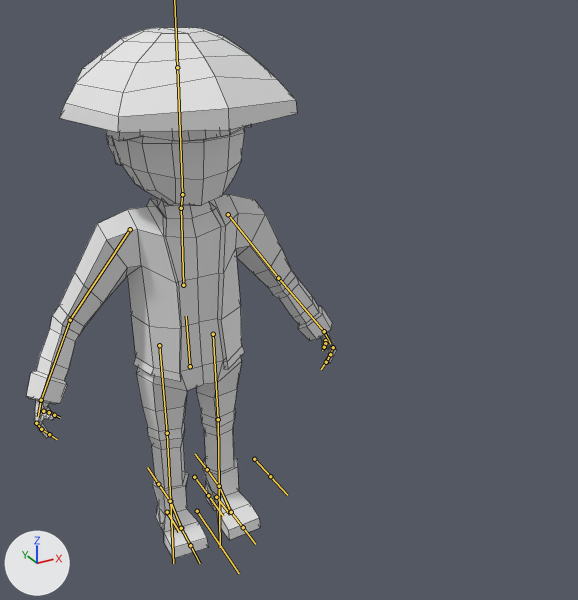
An edit to the FBX model Map/Assets/Models/Yamato_civil/yamato_civil.fbx, drawn before and after from the same camera.
Camera for both pictures: a 50 mm camera at (-7.63, -19.89, 16.93) aimed at (2.57, -1.36, 7.66). Lighting does not change. The marker at lower left points along +X, +Y and +Z. The bones that bend it are drawn over the model as lines. Mesh edges are drawn as thin lines.

Objects in the first picture: 'Yamato'.
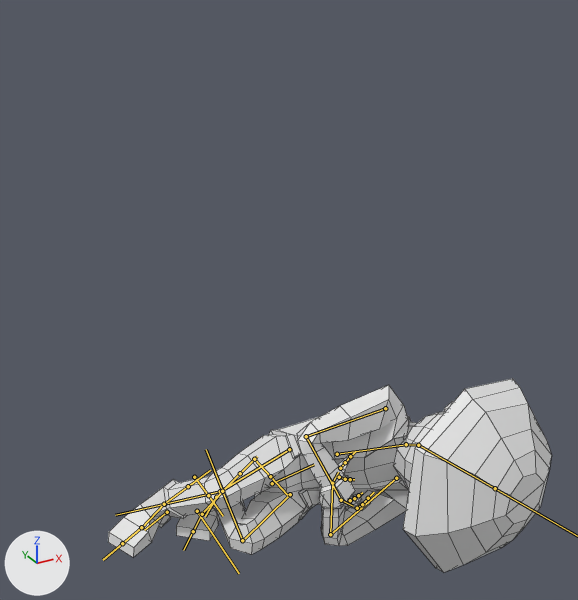
The newer file adds an action. The first version stands in its rest pose; the second is drawn at frame 17 of the action 'Armature|Dead'.

Changed parts and their boxes (x1, y1, x2, y2) in the pictures (578 x 600 px):
```json
{"object": "Yamato", "change": "posed", "before": [26, 27, 337, 559], "after": [108, 379, 552, 572], "on screen": "43% wider, 64% shorter"}
{"bone": "abdomen", "before": "(190, 366) to (186, 316)", "after": "(272, 483) to (314, 464)"}
{"bone": "pecho", "before": "(183, 285) to (181, 207)", "after": "(337, 454) to (406, 444)"}
{"bone": "cabeza", "before": "(182, 194) to (177, 67)", "after": "(418, 445) to (495, 488)"}
{"bone": "brazo_L", "before": "(228, 214) to (278, 278)", "after": "(396, 478) to (330, 534)"}
{"bone": "antebrazo_L", "before": "(278, 278) to (324, 331)", "after": "(330, 534) to (332, 483)"}
{"bone": "mano_L", "before": "(324, 331) to (330, 343)", "after": "(332, 483) to (338, 472)"}
{"bone": "brazo_R", "before": "(130, 229) to (70, 320)", "after": "(385, 408) to (306, 436)"}
{"bone": "antebrazo_R", "before": "(70, 320) to (41, 400)", "after": "(306, 436) to (341, 500)"}
{"bone": "mano_R", "before": "(41, 400) to (38, 417)", "after": "(341, 500) to (353, 506)"}
{"bone": "femur_L", "before": "(213, 334) to (218, 419)", "after": "(290, 494) to (243, 540)"}
{"bone": "tibia_L", "before": "(218, 419) to (219, 486)", "after": "(242, 540) to (222, 491)"}
{"bone": "femur_R", "before": "(159, 345) to (167, 433)", "after": "(289, 449) to (220, 491)"}
{"bone": "tibia_R", "before": "(167, 433) to (170, 501)", "after": "(220, 491) to (164, 504)"}
{"bone": "pie_L_control", "before": "(216, 497) to (230, 514)", "after": "(216, 497) to (205, 516)"}
{"bone": "pie_L", "before": "(219, 486) to (231, 512)", "after": "(222, 491) to (202, 514)"}
{"bone": "dedos_pie_L", "before": "(231, 512) to (243, 527)", "after": "(202, 514) to (193, 531)"}
{"bone": "pie_R_control", "before": "(167, 512) to (179, 531)", "after": "(167, 512) to (144, 530)"}
{"bone": "pie_R", "before": "(170, 501) to (181, 528)", "after": "(164, 504) to (142, 527)"}
{"bone": "dedos_pie_R", "before": "(181, 528) to (190, 545)", "after": "(142, 527) to (122, 543)"}
```

Edits to the scene script, one JSON object a line:
```json
{"block": "bone_abdomen", "where": "bone_abdomen = bpy.data.objects['Armature'].pose.bones['abdomen']  # child of 'root'"}
{"op": "set", "path": "bone_abdomen.location", "old": "(0.0, 0.0, 0.0)", "new": "(-0.36, -4.18, 2.28)"}
{"op": "set", "path": "bone_abdomen.rotation_quaternion", "old": "(1.0, 0.0, 0.0, 0.0)", "new": "(0.706, 0.627, 0.031, -0.327)", "note": "degrees (0, 0, 0) -> degrees (76, 27, -28)"}
{"block": "bone_pecho", "where": "bone_pecho = bpy.data.objects['Armature'].pose.bones['pecho']  # child of 'abdomen'"}
{"op": "set", "path": "bone_pecho.rotation_quaternion", "old": "(1.0, 0.0, 0.0, 0.0)", "new": "(0.954, -0.263, 0.018, -0.144)", "note": "degrees (0, 0, 0) -> degrees (-30, -2, -17)"}
{"block": "bone_cabeza", "where": "bone_cabeza = bpy.data.objects['Armature'].pose.bones['cabeza']  # child of 'cuello'"}
{"op": "set", "path": "bone_cabeza.rotation_quaternion", "old": "(1.0, 0.0, 0.0, 0.0)", "new": "(0.893, -0.444, -0.004, 0.077)", "note": "degrees (0, 0, 0) -> degrees (-53, 3, 8)"}
{"block": "bone_brazo_l", "where": "bone_brazo_l = bpy.data.objects['Armature'].pose.bones['brazo_L']  # child of 'pecho'"}
{"op": "set", "path": "bone_brazo_l.rotation_quaternion", "old": "(1.0, 0.0, 0.0, 0.0)", "new": "(0.911, -0.287, -0.139, -0.263)", "note": "degrees (0, 0, 0) -> degrees (-29, -24, -26)"}
{"block": "bone_antebrazo_l", "where": "bone_antebrazo_l = bpy.data.objects['Armature'].pose.bones['antebrazo_L']  # child of 'brazo_L'"}
{"op": "set", "path": "bone_antebrazo_l.rotation_quaternion", "old": "(1.0, 0.0, 0.0, 0.0)", "new": "(0.644, -0.667, -0.115, -0.357)", "note": "degrees (0, 0, 0) -> degrees (-84, -39, -23)"}
{"block": "bone_mano_l", "where": "bone_mano_l = bpy.data.objects['Armature'].pose.bones['mano_L']  # child of 'antebrazo_L'"}
{"op": "set", "path": "bone_mano_l.rotation_quaternion", "old": "(1.0, 0.0, 0.0, 0.0)", "new": "(0.987, -0.012, -0.031, -0.155)", "note": "degrees (0, 0, 0) -> degrees (-1, -4, -18)"}
{"block": "bone_brazo_r", "where": "bone_brazo_r = bpy.data.objects['Armature'].pose.bones['brazo_R']  # child of 'pecho'"}
{"op": "set", "path": "bone_brazo_r.rotation_quaternion", "old": "(1.0, 0.0, 0.0, 0.0)", "new": "(0.924, -0.282, 0.116, 0.231)", "note": "degrees (0, 0, 0) -> degrees (-30, 20, 23)"}
{"block": "bone_antebrazo_r", "where": "bone_antebrazo_r = bpy.data.objects['Armature'].pose.bones['antebrazo_R']  # child of 'brazo_R'"}
{"op": "set", "path": "bone_antebrazo_r.rotation_quaternion", "old": "(1.0, 0.0, 0.0, 0.0)", "new": "(0.673, -0.575, 0.218, 0.411)", "note": "degrees (0, 0, 0) -> degrees (-68, 50, 28)"}
{"block": "bone_mano_r", "where": "bone_mano_r = bpy.data.objects['Armature'].pose.bones['mano_R']  # child of 'antebrazo_R'"}
{"op": "set", "path": "bone_mano_r.rotation_quaternion", "old": "(1.0, 0.0, 0.0, 0.0)", "new": "(0.971, -0.149, 0.106, 0.157)", "note": "degrees (0, 0, 0) -> degrees (-15, 15, 16)"}
{"block": "bone_femur_l", "where": "bone_femur_l = bpy.data.objects['Armature'].pose.bones['femur_L']  # child of 'abdomen'"}
{"op": "set", "path": "bone_femur_l.rotation_quaternion", "old": "(1.0, 0.0, 0.0, 0.0)", "new": "(0.895, 0.215, 0.388, 0.049)", "note": "degrees (0, 0, 0) -> degrees (35, 42, 20)"}
{"block": "bone_tibia_l", "where": "bone_tibia_l = bpy.data.objects['Armature'].pose.bones['tibia_L']  # child of 'femur_L'"}
{"op": "set", "path": "bone_tibia_l.rotation_quaternion", "old": "(1.0, 0.0, 0.0, 0.0)", "new": "(0.417, 0.597, 0.019, 0.685)", "note": "degrees (0, 0, 0) -> degrees (61, -53, 84)"}
{"block": "bone_femur_r", "where": "bone_femur_r = bpy.data.objects['Armature'].pose.bones['femur_R']  # child of 'abdomen'"}
{"op": "set", "path": "bone_femur_r.rotation_quaternion", "old": "(1.0, 0.0, 0.0, 0.0)", "new": "(0.916, 0.066, 0.393, 0.043)", "note": "degrees (0, 0, 0) -> degrees (13, 46, 11)"}
{"block": "bone_tibia_r", "where": "bone_tibia_r = bpy.data.objects['Armature'].pose.bones['tibia_R']  # child of 'femur_R'"}
{"op": "set", "path": "bone_tibia_r.rotation_quaternion", "old": "(1.0, 0.0, 0.0, 0.0)", "new": "(0.797, 0.572, 0.021, 0.192)", "note": "degrees (0, 0, 0) -> degrees (69, -11, 20)"}
{"block": "bone_pie_l_control", "where": "bone_pie_l_control = bpy.data.objects['Armature'].pose.bones['pie_L_control']  # child of 'root'"}
{"op": "set", "path": "bone_pie_l_control.rotation_quaternion", "old": "(1.0, 0.0, 0.0, 0.0)", "new": "(0.923, 0.0, 0.001, -0.385)", "note": "degrees (0, 0, 0) -> degrees (0, 0, -45)"}
{"block": "bone_pie_l", "where": "bone_pie_l = bpy.data.objects['Armature'].pose.bones['pie_L']  # child of 'pie_L_control'"}
{"op": "set", "path": "bone_pie_l.location", "old": "(0.0, 0.0, 0.0)", "new": "(-0.43, 0.1, 0.03)"}
{"op": "set", "path": "bone_pie_l.rotation_quaternion", "old": "(1.0, 0.0, 0.0, 0.0)", "new": "(0.974, -0.015, 0.0, -0.227)", "note": "degrees (0, 0, 0) -> degrees (-2, 0, -26)"}
{"block": "bone_dedos_pie_l", "where": "bone_dedos_pie_l = bpy.data.objects['Armature'].pose.bones['dedos_pie_L']  # child of 'pie_L'"}
{"op": "set", "path": "bone_dedos_pie_l.rotation_quaternion", "old": "(1.0, 0.0, 0.0, 0.0)", "new": "(0.974, 0.018, 0.089, 0.208)", "note": "degrees (0, 0, 0) -> degrees (4, 10, 24)"}
{"block": "bone_pie_r_control", "where": "bone_pie_r_control = bpy.data.objects['Armature'].pose.bones['pie_R_control']  # child of 'root'"}
{"op": "set", "path": "bone_pie_r_control.rotation_quaternion", "old": "(1.0, 0.0, 0.0, 0.0)", "new": "(0.857, 0.0, 0.002, -0.515)", "note": "degrees (0, 0, 0) -> degrees (0, 0, -62)"}
{"block": "bone_pie_r", "where": "bone_pie_r = bpy.data.objects['Armature'].pose.bones['pie_R']  # child of 'pie_R_control'"}
{"op": "set", "path": "bone_pie_r.location", "old": "(0.0, 0.0, 0.0)", "new": "(-0.24, 0.03, 0.06)"}
{"op": "set", "path": "bone_pie_r.rotation_quaternion", "old": "(1.0, 0.0, 0.0, 0.0)", "new": "(0.992, -0.031, 0.0, -0.126)", "note": "degrees (0, 0, 0) -> degrees (-4, 0, -14)"}
{"block": "bone_dedos_pie_r", "where": "bone_dedos_pie_r = bpy.data.objects['Armature'].pose.bones['dedos_pie_R']  # child of 'pie_R'"}
{"op": "set", "path": "bone_dedos_pie_r.rotation_quaternion", "old": "(1.0, 0.0, 0.0, 0.0)", "new": "(0.992, 0.029, 0.051, 0.116)", "note": "degrees (0, 0, 0) -> degrees (4, 5, 13)"}
```
